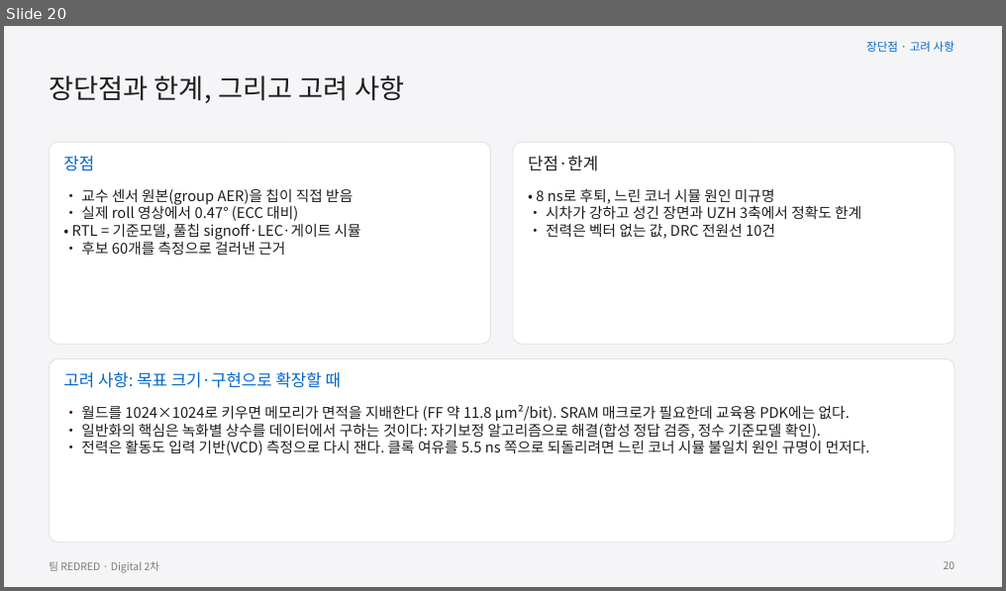
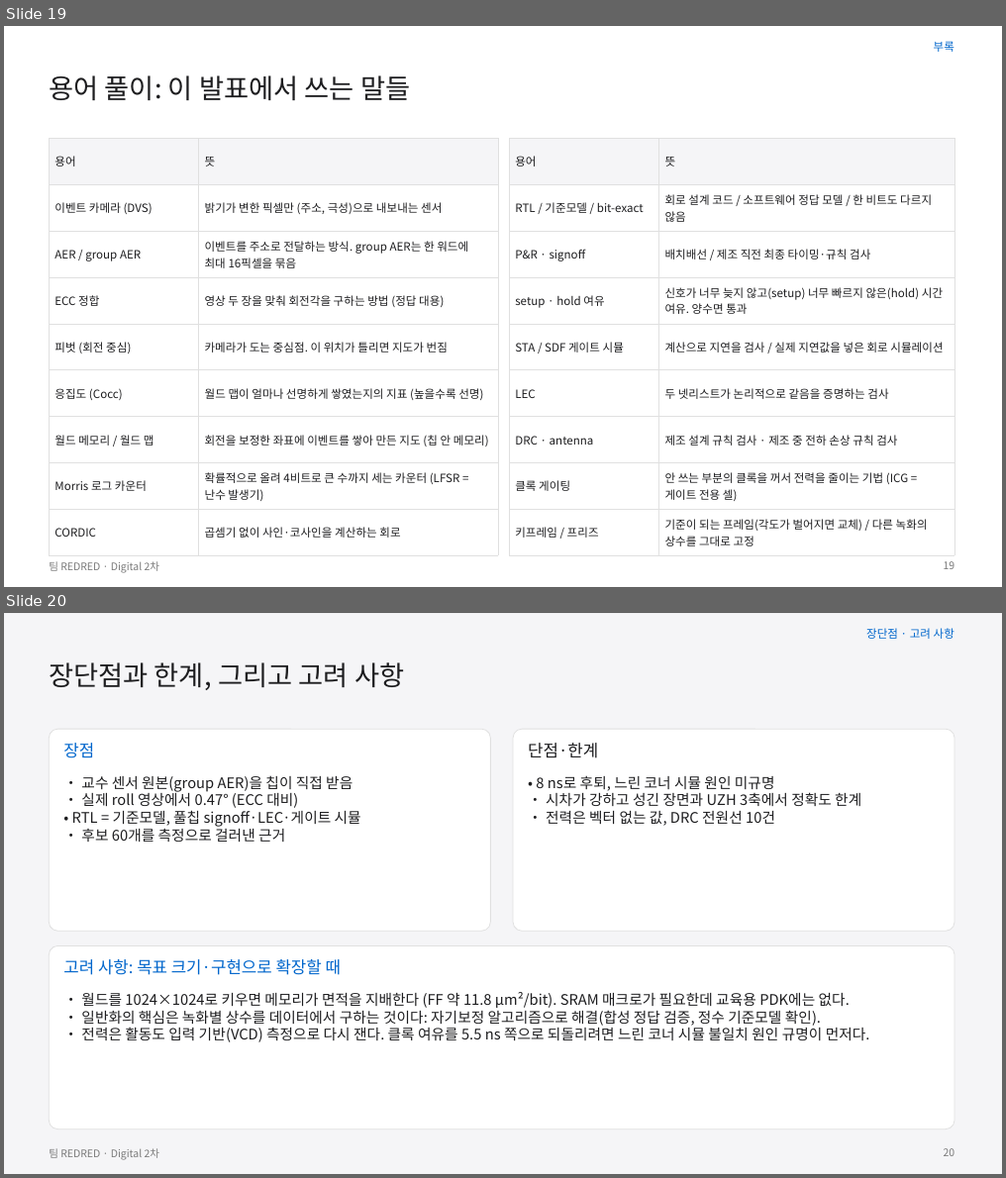
Before and after one commit to GangHeeJo/AI-SEMI, a slide deck: submission/REDRED_2차_발표자료_칩S.pptx. Shown one above the other, each under a label of ours: slide 20 before the commit, slides 19 and 20 after it. The pictures are 1006x591 and 1006x1178 pixels, drawn with LibreOffice and Linux fonts; fonts in the diff are those of the drawing. Boxes give left, top, right and bottom in pixels: in the first picture for what was removed or moved away, otherwise in the second. Text is boxed around its words. In the diff, an @@ line names an element or a change of style, - is before the commit and + after.

```diff
--- a/submission/REDRED_2차_발표자료_칩S.pptx
+++ b/submission/REDRED_2차_발표자료_칩S.pptx
@@ slide 19 added at [4,26,1002,587], background #FFFFFF; not listed: 1 template element that a slide beside it also shows @@
@@ text added at [934,41,954,52], 11 pt, text #0066CC @@
+부록
@@ text added at [49,76,410,100], 26 pt, text #1D1D1F @@
+용어 풀이: 이 발표에서 쓰는 말들
@@ table added at [49,138,498,542], 9 rows, 2 columns @@
+용어 | 뜻
+이벤트 카메라 (DVS) | 밝기가 변한 픽셀만 (주소, 극성)으로 내보내는 센서
+AER / group AER | 이벤트를 주소로 전달하는 방식. group AER는 한 워드에 최대 16픽셀을 묶음
+ECC 정합 | 영상 두 장을 맞춰 회전각을 구하는 방법 (정답 대용)
+피벗 (회전 중심) | 카메라가 도는 중심점. 이 위치가 틀리면 지도가 번짐
+응집도 (Cocc) | 월드 맵이 얼마나 선명하게 쌓였는지의 지표 (높을수록 선명)
+월드 메모리 / 월드 맵 | 회전을 보정한 좌표에 이벤트를 쌓아 만든 지도 (칩 안 메모리)
+Morris 로그 카운터 | 확률적으로 올려 4비트로 큰 수까지 세는 카운터 (LFSR = 난수 발생기)
+CORDIC | 곱셈기 없이 사인·코사인을 계산하는 회로
@@ table added at [509,138,954,551], 9 rows, 2 columns @@
+용어 | 뜻
+RTL / 기준모델 / bit-exact | 회로 설계 코드 / 소프트웨어 정답 모델 / 한 비트도 다르지 않음
+P&R · signoff | 배치배선 / 제조 직전 최종 타이밍·규칙 검사
+setup · hold 여유 | 신호가 너무 늦지 않고(setup) 너무 빠르지 않은(hold) 시간 여유. 양수면 통과
+STA / SDF 게이트 시뮬 | 계산으로 지연을 검사 / 실제 지연값을 넣은 회로 시뮬레이션
+LEC | 두 넷리스트가 논리적으로 같음을 증명하는 검사
+DRC · antenna | 제조 설계 규칙 검사 · 제조 중 전하 손상 규칙 검사
+클록 게이팅 | 안 쓰는 부분의 클록을 꺼서 전력을 줄이는 기법 (ICG = 게이트 전용 셀)
+키프레임 / 프리즈 | 기준이 되는 프레임(각도가 벌어지면 교체) / 다른 녹화의 상수를 그대로 고정
@@ page number added at [944,562,955,570], 10 pt, text #7A7A7A @@
+19
```
Also in this commit, not shown: 12 slides changed, 1 slide removed, 4 other files.
